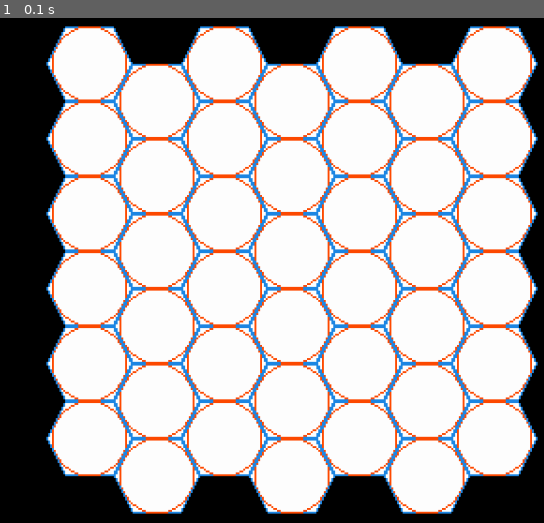
Above: before the commit, frame 1.
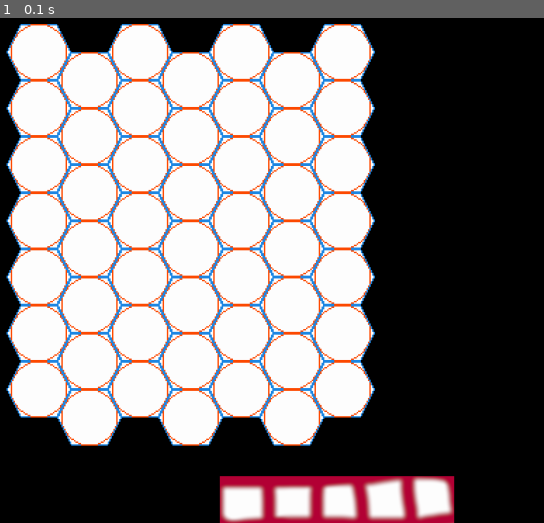
Above: after the commit, the same moment.

Repository: mplch/catanpy
Game: pygame game, started from run.py
The game is run twice, just before and just after one commit, with the same random seed, the same clock (stepped at 60 frames per second) and the same inputs.
Inputs:
- Up to frame 1 (0.1 s): no input

The runs differ from the first frame. In frame 1, 58% of the frame differs, in the area x 1-99%, y 1-100%.

Commit message:
W,6; run.py file clean up, ordering. + .gitignore

Diff:
--- a/run.py
+++ b/run.py
@@ -1,19 +1,32 @@
 #!/usr/bin/env python3
-
-# does not work - add to PATH in linux
-# works -> './f'
-# pygame transparent screen when run from explorer
-
 #202408032257-Polesovice
 
+#----- NOTES ------------------------------------------------------
 
-# PYCHARM
+"""
+* pygame transparent screen when run from explorer
+* EDIT: Skaluji canvas --> RESI pozdejsi pokladani budov
+* je potreba spravne zadefinovat transformacni souradnicove funkce
+"""
 
+#----- IMPORTS ------------------------------------------------------
 
 import pygame
 from sys import exit as sys_exit
+import random  # from
 
+#----- CONSTANTS ------------------------------------------------------
+
+"""
 SCA = 5
+d = 160
+s = 5  # scale: 5*32=160
+# shouldn't be needed actually
+"""
+
+hx = "textures/hexes/Template_horiz.png"
+
+#----- FUNCTIONS ------------------------------------------------------
 
 def putTile(file, coords):
     img = pygame.image.load(file).convert_alpha()
@@ -21,96 +34,66 @@
     #    img = pygame.transform.scale_by(img, (SCA, SCA))
     surf_board.blit(img, coords)
 
+def draw_map_ocean(w, h):
+    x_off, y_off = 450, 50
+    x_off, y_off = 85, 5
+    hor_con, ver_con = 10, 6
+    # uz si nepamatuji, co melo byt con,
+    # connect urcite ne, conformation...nevim
+    for c in range(w):
+        if c % 2 == 0:
+            for r in range(h):
+                x = x_off + c * (tileSize - hor_con)
+                y = y_off + r * (tileSize - ver_con)
+                putTile(hx, (x, y))
+        else:
+            for r in range(h):
+                x = x_off + c * (tileSize - hor_con)
+                y = y_off + r * (tileSize - ver_con) + tileSize // 2 - 3  # magic number 3 ?!
+                putTile(hx, (x, y))
+    """
+    * takto je to mozna nejprehlednejsi. --> Funguje to? funguje!
+    """
 
-oc = "basetile.png"
-hx = "textures/hexes/Template_horiz.png"
-
-
-d = 160
-s = 5  # scale: 5*32=160
-"""
-* (!!!) changing value messes up grid
-* mozna bych nejprve nahazel policka mapy na canvas
-* a pak skaloval cely canvas -->
-* --> coz ovsem ale nevyresi pozdejsi pokladani budov
-* je potreba spravne zadefinovat transformacni souradnicove funkce
-"""
-
-
-#--------------------------------------------------------------
+#----- SETUP ------------------------------------------------------
 
 pygame.init()
-
-#screen = pygame.display.set_mode((1920, 1080))
 screen = pygame.display.set_mode((0,0), pygame.FULLSCREEN)
 W, H = screen.get_size()
 print(f"Screen size: {W} x {H}")
-
-
-
-
-
 """
 * HANDLE FULLSCREEN LOGIC,
 * calculate 'SCA' scalar accordingly to user's display
 """
-
-tileSize = 32
+tileSize = 46  # shouldn!t be needed
 tilesRange = 7
 mindim = min(W, H)
-SCALE = mindim/tilesRange//tileSize # rounddown
-# capitals?
-
-s = SCALE
-print("scale:", s)
+SCALE = mindim/tilesRange//tileSize # round_down  # capitals?
+print("scale:", SCALE)
 # test! vary! check tiling!
-d=46
-
-
-surf_board = pygame.Surface((W//s, H//s))
+surf_board = pygame.Surface((W//SCALE, H//SCALE))
 print(surf_board.get_size())
 
+draw_map_ocean(7, 7)
 
-def draw_map_ocean(w, h):
-    x_off, y_off = 450, 50
-    x_off, y_off = 85, 5
-    hor_con, ver_con = 10, 6
-    for c in range(w):
-        if c % 2 == 0:
-            for r in range(h):
-                x = x_off + c*(d-hor_con)
-                y = y_off + r*(d-ver_con)
-                putTile(hx, (x,y))
-        else:
-            for r in range(h):
-                x = x_off + c*(d-hor_con)
-                y = y_off + r*(d-ver_con) + d//2 - 3
-                putTile(hx, (x, y))
-    """
-    * nenapada me, jak nejak hezky udelat stridani...
-    * teoreticky reasignment, ale na to stejne potrebuji vetve
-    * takto je to mozna nejprehlednejsi
-    * funguje to? funguje!
-    """
-
-
-draw_map_ocean(7, 6)
-
-
+""" ---> This is the correct approach, but need to downscale bar.png
 # bottom_bar
 img = pygame.image.load("textures/gui/bar.png").convert_alpha()
 w, h = img.get_size()
 surf_board.blit(img, ((1920-w)//2, 1080-h))
+"""
 
-
-surf_board = pygame.transform.scale_by(surf_board, (s, s))
+surf_board = pygame.transform.scale_by(surf_board, (SCALE, SCALE))
 screen.blit(surf_board, (0,0))
 
-
+""" this should go away """
+img = pygame.image.load("textures/gui/bar.png").convert_alpha()
+w, h = img.get_size()
+screen.blit(img, ((1920-w)//2, 1080-h))
 
 pygame.display.flip()
 
-
+#----- EVENT LOOP ------------------------------------------------------
 
 run = True
 while run:
Not shown, added: gh_browse
Not shown, added: .gitignore
